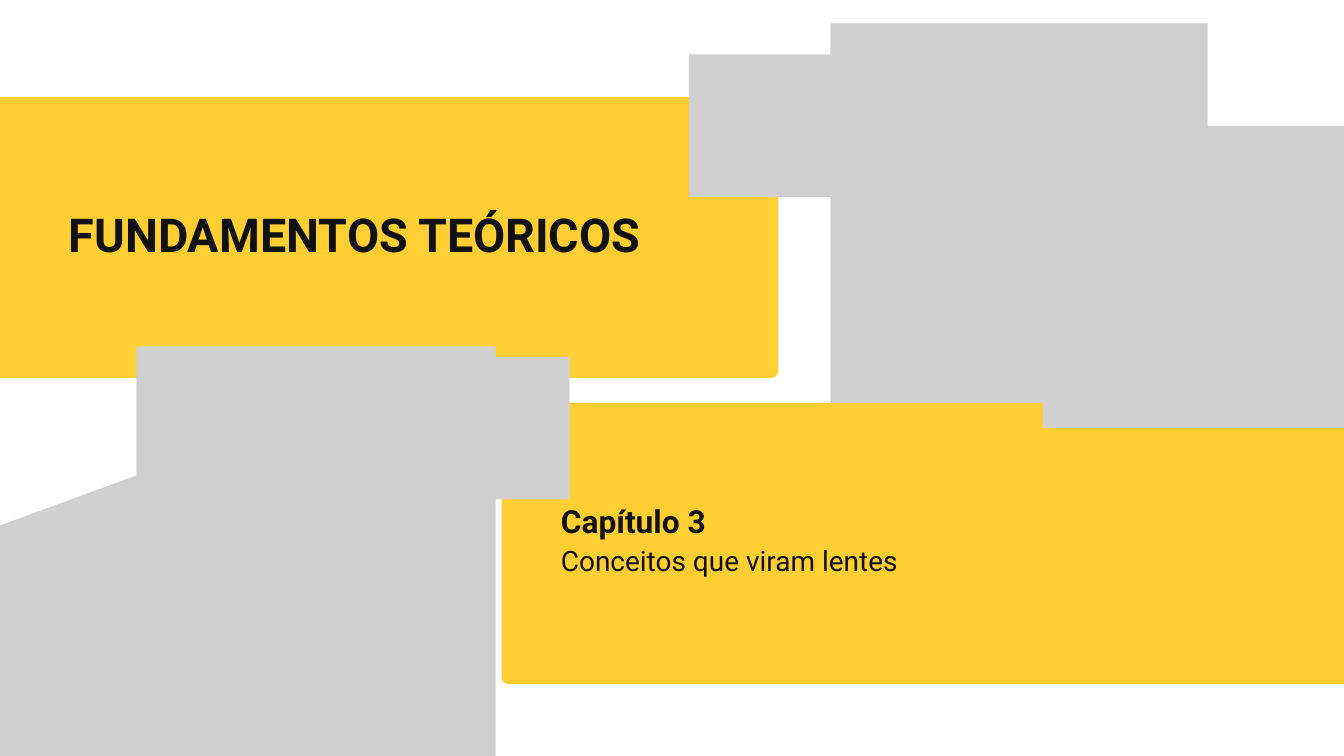
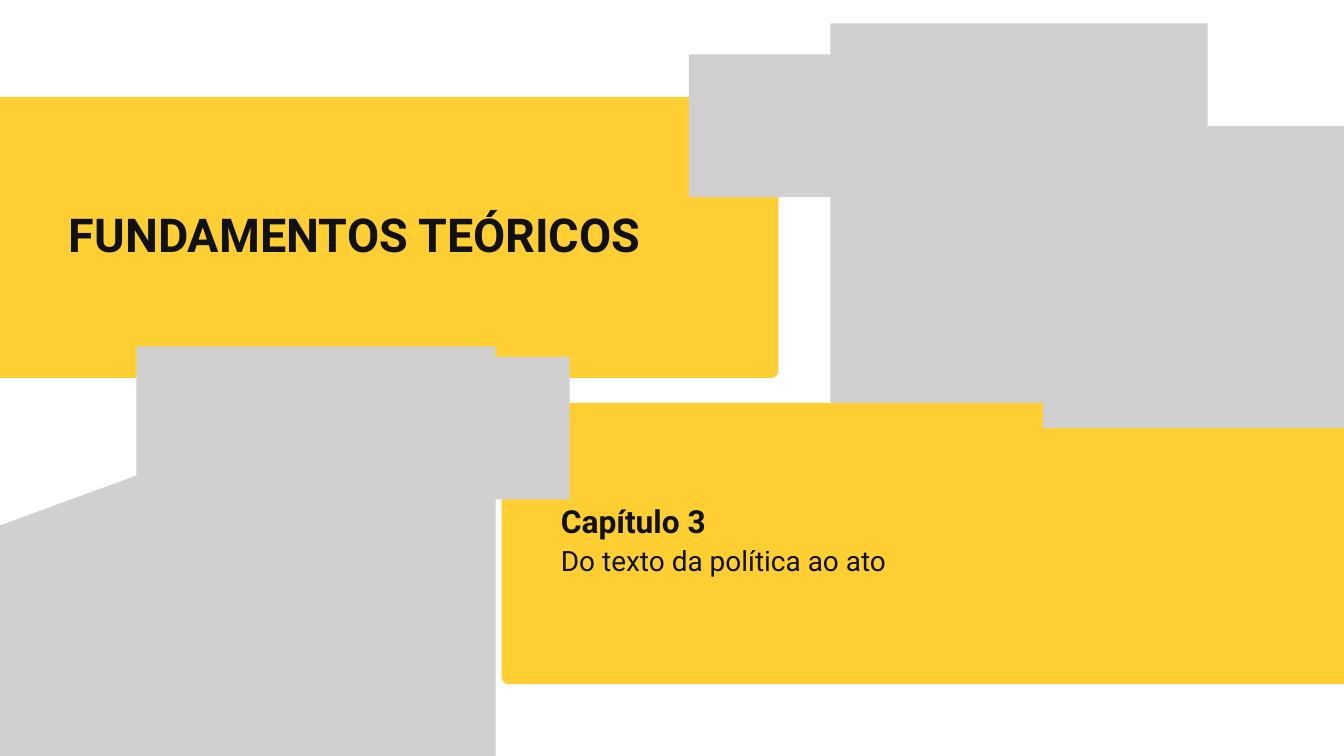
Before and after one commit to yzynya-beep/Tese, a slide deck: slide 12 of apresentacao_qualificacao/Qualificacao_PNED_Pipa.pptx (slide 11 before the commit). Drawn at 1344x756 pixels with LibreOffice and Linux fonts; fonts in the diff are those of the drawing; grey boxes stand for pictures; background and template pictures are left out. Boxes give left, top, right and bottom in pixels: in the first picture for what was removed or moved away, otherwise in the second. Text is boxed around its words. In the diff, an @@ line names an element or a change of style, - is before the commit and + after.

```diff
--- a/apresentacao_qualificacao/Qualificacao_PNED_Pipa.pptx
+++ b/apresentacao_qualificacao/Qualificacao_PNED_Pipa.pptx
@@ text at (561,550,886,577): text changed @@
-Conceitos que viram lentes
+Do texto da política ao ato
```
Also in this commit, not shown: 11 other slides changed, 6 slides added, 11 slides removed, 3 other files.
